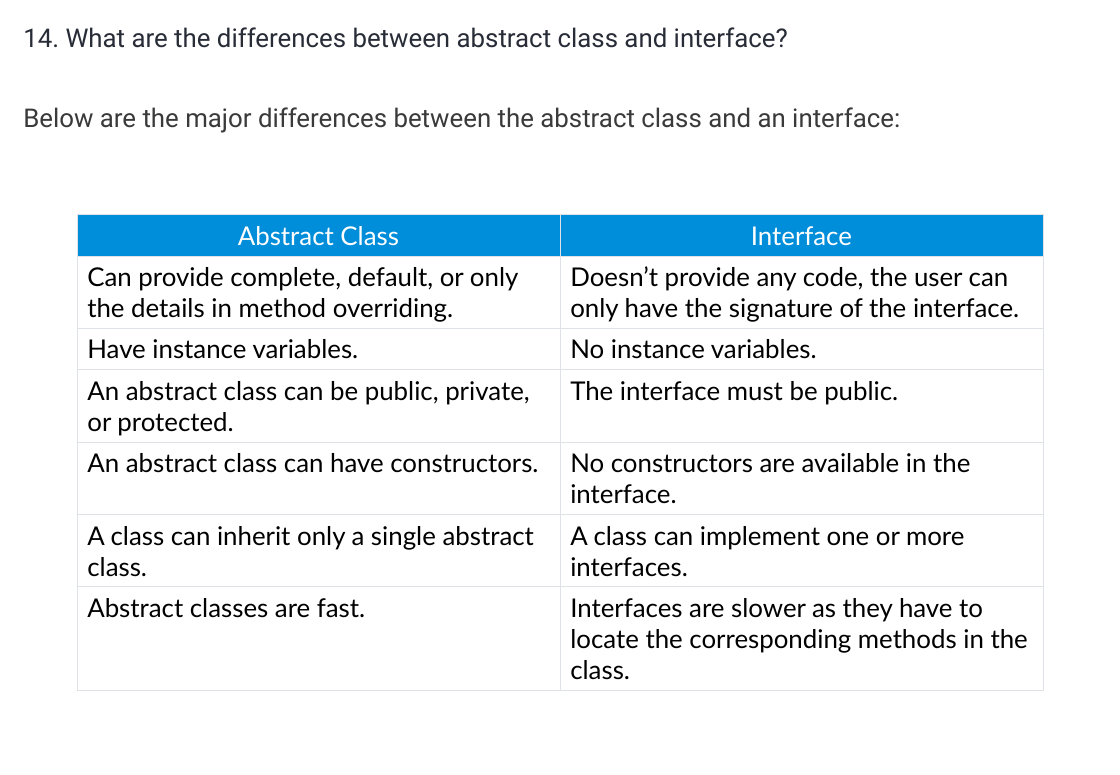
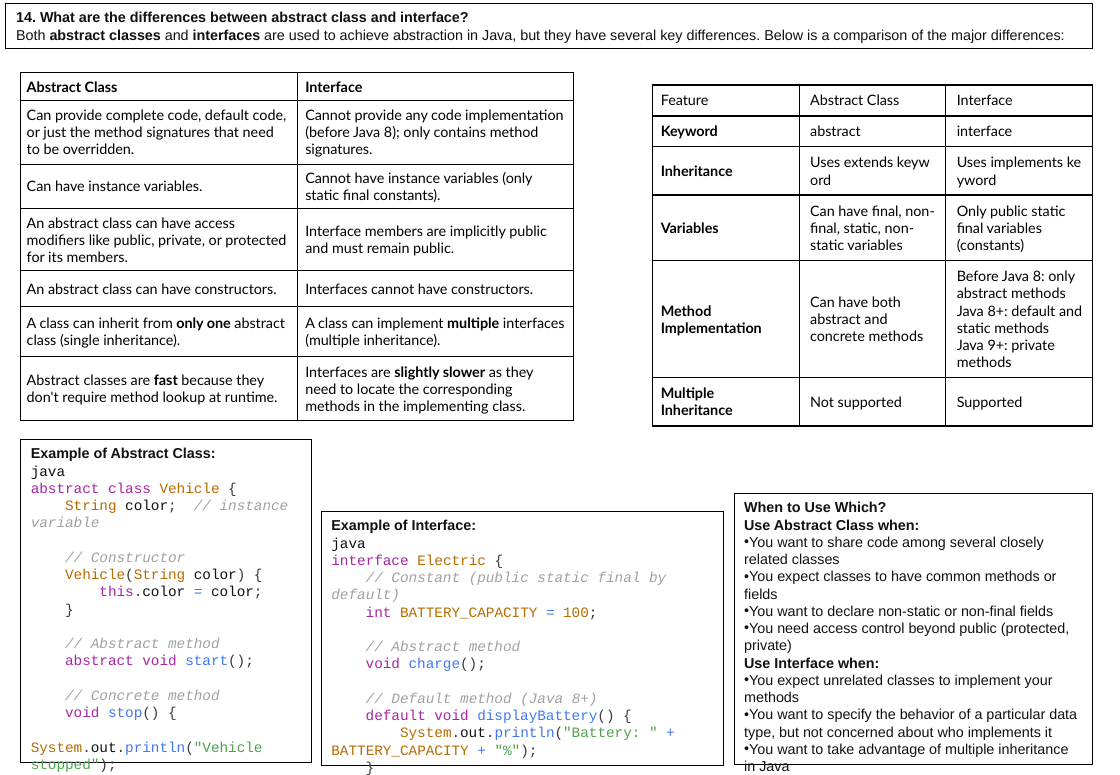
Before and after one commit to umalavanya/FullStackDevelopement_JavaSpring_SQL_ReactProjects, a slide deck: slide 12 of UmaTeachingMaterial/Java/Java-Interview-QA-Intellipaat.pptx. Drawn at 1120x775 pixels with LibreOffice and Linux fonts; fonts in the diff are those of the drawing. Boxes give left, top, right and bottom in pixels: in the first picture for what was removed or moved away, otherwise in the second. Text is boxed around its words. In the diff, an @@ line names an element or a change of style, - is before the commit and + after.

Commit message:
practicing java

```diff
--- a/UmaTeachingMaterial/Java/Java-Interview-QA-Intellipaat.pptx
+++ b/UmaTeachingMaterial/Java/Java-Interview-QA-Intellipaat.pptx
@@ rectangle added at [6, 3, 1093, 49], outline #000000 0.75 pt, 10 pt, text #0F1115 @@
+14. What are the differences between abstract class and interface?
+Both abstract classes and interfaces are used to achieve abstraction in Java, but they have several key differences. Below is a comparison of the major differences:
@@ text removed at [23, 27, 900, 133] @@
-14. What are the differences between abstract class and interface?
-Below are the major differences between the abstract class and an interface:
@@ table at [21, 72, 575, 432] @@
-row 2, column 1: Can provide complete, default, or only the details in method overriding.
+row 2, column 1: Can provide complete code, default code, or just the method signatures that need to be overridden.
-row 2, column 2: Doesn’t provide any code, the user can only have the signature of the interface.
+row 2, column 2: Cannot provide any code implementation (before Java 8); only contains method signatures.
-row 3, column 1: Have instance variables.
+row 3, column 1: Can have instance variables.
-row 3, column 2: No instance variables.
+row 3, column 2: Cannot have instance variables (only static final constants).
-row 4, column 1: An abstract class can be public, private, or protected.
+row 4, column 1: An abstract class can have access modifiers like public, private, or protected for its members.
-row 4, column 2: The interface must be public.
+row 4, column 2: Interface members are implicitly public and must remain public.
-row 5, column 2: No constructors are available in the interface.
+row 5, column 2: Interfaces cannot have constructors.
-row 6, column 1: A class can inherit only a single abstract class.
+row 6, column 1: A class can inherit from only one abstract class (single inheritance).
-row 6, column 2: A class can implement one or more interfaces.
+row 6, column 2: A class can implement multiple interfaces (multiple inheritance).
-row 7, column 1: Abstract classes are fast.
+row 7, column 1: Abstract classes are fast because they don't require method lookup at runtime.
-row 7, column 2: Interfaces are slower as they have to locate the corresponding methods in the class.
+row 7, column 2: Interfaces are slightly slower as they need to locate the corresponding methods in the implementing class.
@@ fill #008DD9 to none in row 1 @@
@@ fill #FFFFFF to none in 12 cells @@
@@ size 18 to 10 pt in "Abstract Class", "Interface", "An abstract class can have constructors." @@
@@ text colour #FFFFFF to #000000, bold on in "Abstract Class", "Interface" @@
@@ alignment centre to left @@
@@ borders changed @@
@@ table: place and size @@
-table at [77, 215, 1042, 691]
+table at [21, 72, 575, 432]
@@ table added at [653, 85, 1093, 426], 6 rows, 3 columns @@
+Feature | Abstract Class | Interface
+Keyword | abstract | interface
+Inheritance | Uses extends keyword | Uses implements keyword
+Variables | Can have final, non-final, static, non-static variables | Only public static final variables (constants)
+Method Implementation | Can have both abstract and concrete methods | Before Java 8: only abstract methods Java 8+: default and static methods Java 9+: private methods
+Multiple Inheritance | Not supported | Supported
@@ rectangle added at [21, 440, 311, 763], outline #000000 0.75 pt, 10 pt, text #A0A1A7 @@
+Example of Abstract Class:
+java
+abstract class Vehicle {
+String color; // instance variable
+// Constructor
+Vehicle(String color) {
+this.color = color;
+}
+// Abstract method
+abstract void start();
+// Concrete method
+void stop() {
+System.out.println("Vehicle stopped");
+}
+}
@@ rectangle added at [734, 494, 1093, 766], outline #000000 0.75 pt, 10 pt, text #0F1115 @@
+When to Use Which?
+Use Abstract Class when:
+• You want to share code among several closely related classes
+• You expect classes to have common methods or fields
+• You want to declare non-static or non-final fields
+• You need access control beyond public (protected, private)
+Use Interface when:
+• You expect unrelated classes to implement your methods
+• You want to specify the behavior of a particular data type, but not concerned about who implements it
+• You want to take advantage of multiple inheritance in Java
@@ rectangle added at [322, 512, 724, 766], outline #000000 0.75 pt, 10 pt, text #A0A1A7 @@
+Example of Interface:
+java
+interface Electric {
+// Constant (public static final by default)
+int BATTERY_CAPACITY = 100;
+// Abstract method
+void charge();
+// Default method (Java 8+)
+default void displayBattery() {
+System.out.println("Battery: " + BATTERY_CAPACITY + "%");
+}
+}
```
Also in this commit, not shown: 20 other slides changed, 3 other files.
